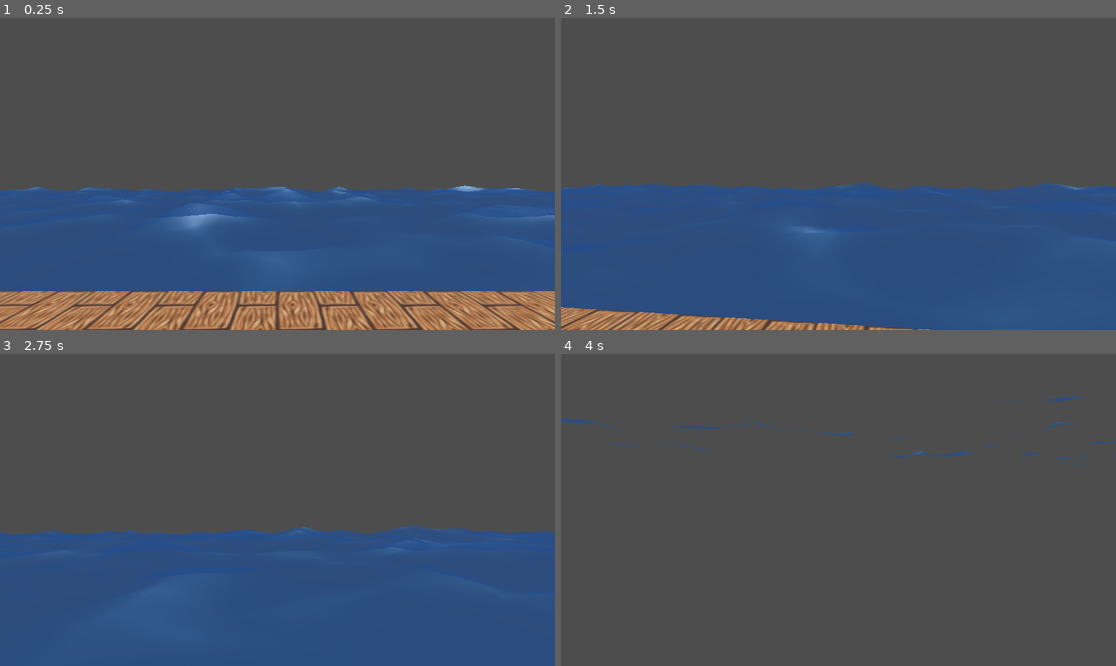
Above: before the commit, frames 1-4 (two rows, left to right).
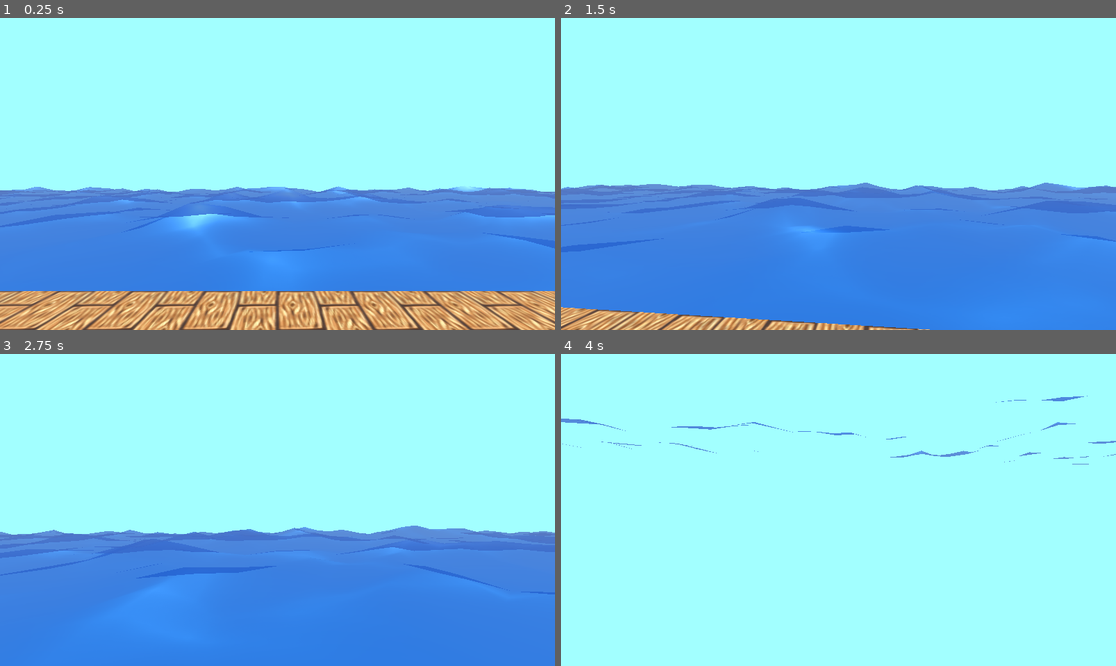
Above: after the commit, the same moments.

Repository: K0MaR1K/FishingForStorm
Game: Godot game, scene res://scenes/test_scene.tscn
Same seed, same stepped clock (60 frames per second), same inputs: the game is played once before the commit and once after it.
Inputs (mouse positions are in pixels of both pictures, inside the frame that each line leads up to):
- Up to frame 1 (0.25 s): no input
- Up to frame 2 (1.5 s): tap Enter (ui_accept) at 0.5, 0.77 s; move the mouse to (866, 174) at 0.52 s; hold Ctrl (crouch) 0.53-1.28 s; hold W (forward) from 0.53 s (still down); move the mouse to (810, 174) at 1.27 s; click (810, 174) at 1.35 s
- Up to frame 3 (2.75 s): keep holding W (forward); tap Enter (ui_accept) at 1.52 s; move the mouse to (288, 503) at 2.02 s; hold Shift (sprint) from 2.03 s (still down)
- Up to frame 4 (4 s): keep holding W (forward); move the mouse to (832, 516) at 2.77 s; release Shift (sprint) at 2.78 s; tap Ctrl (crouch) at 2.85 s; tap Enter (ui_accept) at 3.02, 3.77 s; move the mouse to (877, 513) at 3.52 s; click (877, 513) at 3.6 s

The runs differ from the first frame. In frame 1, 98% of the frame differs, in the area x 0-100%, y 0-100%; in frame 2, 100%; in frame 3, 100%; in frame 4, 100%.

Commit message:
environment folder added

Diff:
--- /dev/null
+++ b/environments/storm_env.tres
@@ -0,0 +1,11 @@
+[gd_resource type="Environment" load_steps=2 format=3 uid="uid://lquvw8gqo4ha"]
+
+[sub_resource type="Sky" id="Sky_iggfk"]
+
+[resource]
+background_mode = 1
+sky = SubResource("Sky_iggfk")
+fog_enabled = true
+adjustment_enabled = true
+adjustment_contrast = 1.25
+adjustment_saturation = 1.1
--- a/scenes/main.gd
+++ b/scenes/main.gd
@@ -2,8 +2,8 @@
 
 @onready var storm_timer = $storm_timer
 var is_storm: bool = false
-var storm_env = load("res://environments/storm_scene.tres")
-var peace_env = load("res://environments/test_scene.tres")
+var storm_env = load("res://environments/storm_env.tres")
+var peace_env = load("res://environments/peace_env.tres")
 
 
 func _ready():
--- a/scenes/test_scene.tscn
+++ b/scenes/test_scene.tscn
@@ -4,7 +4,7 @@
 [ext_resource type="Script" path="res://scenes/main.gd" id="1_rbxda"]
 [ext_resource type="Texture2D" uid="uid://bako7ekxj53xw" path="res://assets/textures/lukky_handpainted_textures/hand_painted_wood.png" id="1_xkkg8"]
 [ext_resource type="PackedScene" uid="uid://bj0g4qj3mcc8c" path="res://scenes/player.tscn" id="2_6vjup"]
-[ext_resource type="Environment" path="res://environments/test_scene.tres" id="2_23pm4"]
+[ext_resource type="Environment" uid="uid://dpm0hicpm0ni5" path="res://environments/peace_env.tres" id="2_23pm4"]
 
 [sub_resource type="StandardMaterial3D" id="StandardMaterial3D_7wahw"]
 albedo_texture = ExtResource("1_xkkg8")
--- a/shaders/water.tres
+++ b/shaders/water.tres
@@ -195,7 +195,6 @@
 
 }
 "
-graph_offset = Vector2(-2225.09, 30.6604)
 nodes/vertex/2/node = SubResource("VisualShaderNodeInput_oiey0")
 nodes/vertex/2/position = Vector2(-740, 160)
 nodes/vertex/3/node = SubResource("VisualShaderNodeUVFunc_7gdxu")
Renamed: shaders/test_scene.tres -> environments/peace_env.tres
